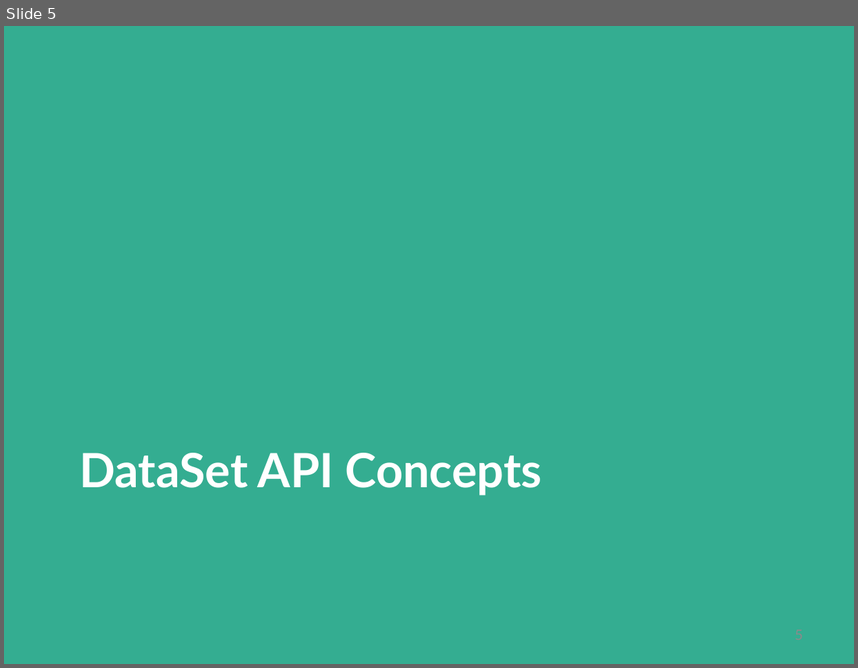
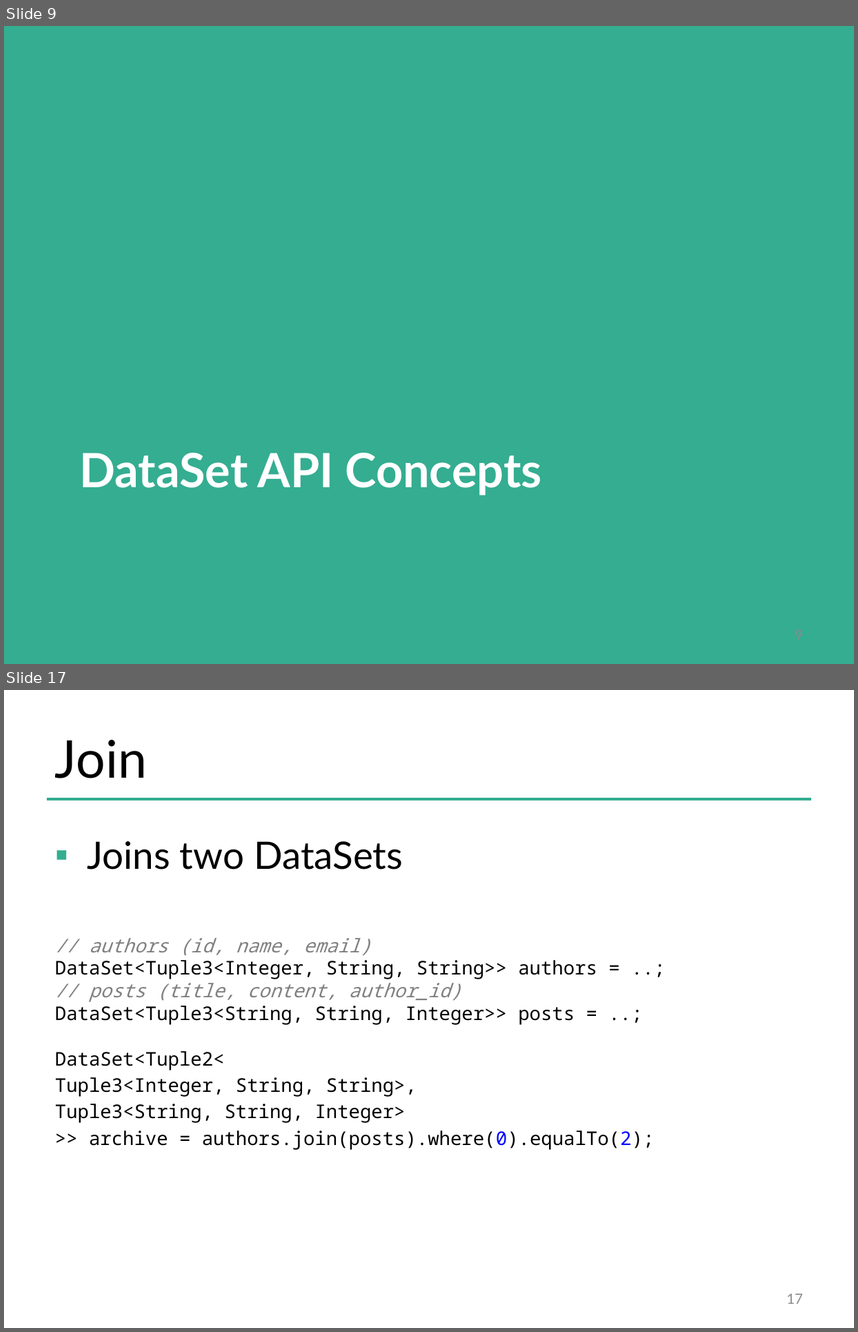
Before and after one commit to dataArtisans/flink-training-web, a slide deck: slides/flink_batch_basics.pptx. Shown one above the other, each under a label of ours: slide 5 before the commit, slides 9 and 17 after it; the slides between them are not shown. The pictures are 858x668 and 858x1332 pixels, drawn with LibreOffice and Linux fonts; fonts in the diff are those of the drawing; background and template pictures are left out. Boxes give left, top, right and bottom in pixels: in the first picture for what was removed or moved away, otherwise in the second. Text is boxed around its words. In the diff, an @@ line names an element or a change of style, - is before the commit and + after.

```diff
--- a/slides/flink_batch_basics.pptx
+++ b/slides/flink_batch_basics.pptx
@@ slide 17 added at (4, 690, 854, 1328), background #FFFFFF @@
@@ title added at (55, 740, 147, 778), 44 pt, text #000000 @@
+Join
@@ line added from (47, 799) to (811, 799), #34AD91 2 pt @@
@@ text added at (55, 841, 655, 1150), 16 pt, text #000000 @@
+▪ Joins two DataSets
+// authors (id, name, email)
+DataSet<Tuple3<Integer, String, String>> authors = ..;
+// posts (title, content, author_id)
+DataSet<Tuple3<String, String, Integer>> posts = ..;
+DataSet<Tuple2<
+Tuple3<Integer, String, String>,
+Tuple3<String, String, Integer>
+>> archive = authors.join(posts).where(0).equalTo(2);
@@ page number added at (786, 1293, 803, 1303), 12 pt, text #8C8C8C @@
+17
@@ what was slide 5 is now slide 9 @@
```
Also in this commit, not shown: 6 slides changed, 15 other slides added.
